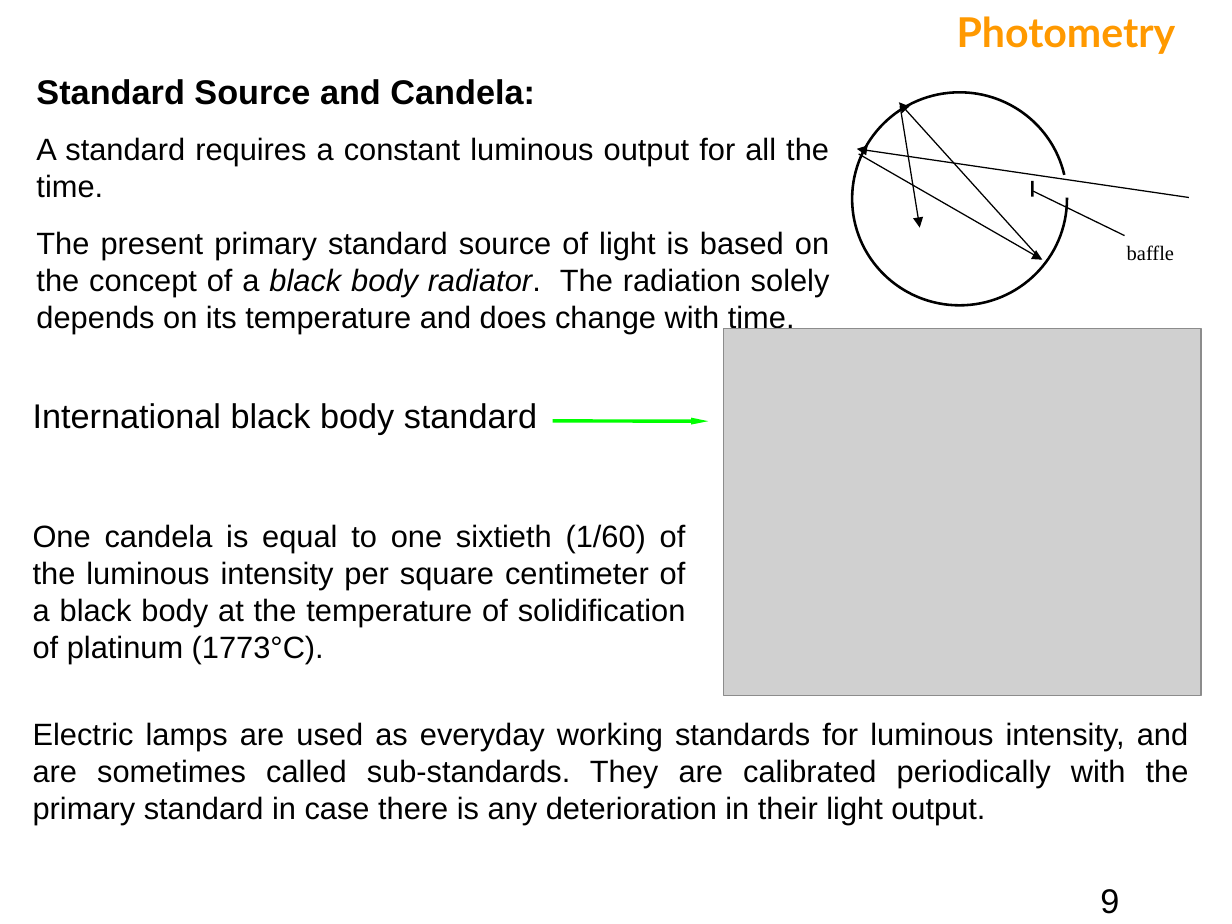
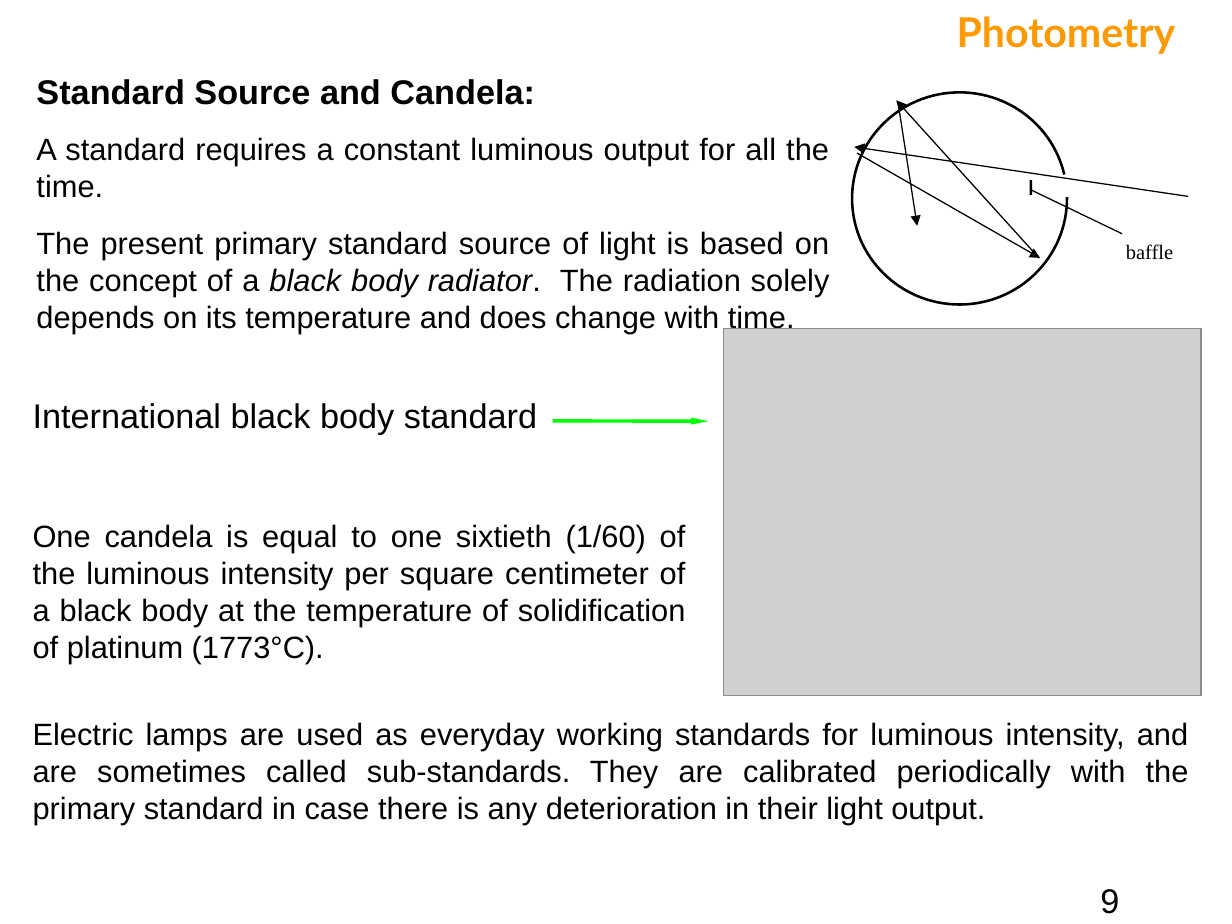
Before and after one commit to bagustris/TeknikOptik, a slide deck: slide 9 of slide/Fotometri.ppt. Drawn at 1232x924 pixels with LibreOffice and Linux fonts; fonts in the diff are those of the drawing; grey boxes stand for pictures. Boxes give left, top, right and bottom in pixels: in the first picture for what was removed or moved away, otherwise in the second. Text is boxed around its words. In the diff, an @@ line names an element or a change of style, - is before the commit and + after.

```diff
--- a/slide/Fotometri.ppt
+++ b/slide/Fotometri.ppt
@@ freeform shape at (853, 92, 1067, 304): outline redrawn @@
@@ arrow moved from (1040, 259) - (899, 102) to (1039, 257) - (896, 100) @@
@@ arrow moved from (901, 107) - (920, 228) to (898, 106) - (917, 225) @@
```
Also in this commit, not shown: 11 other slides changed, 2 slides added, 3 slides removed, 3 other files.
